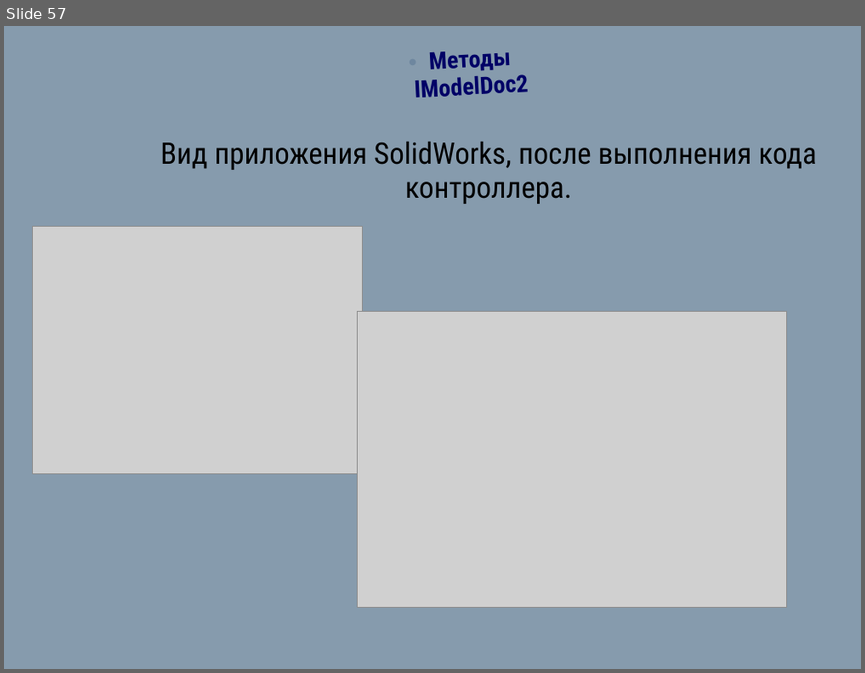
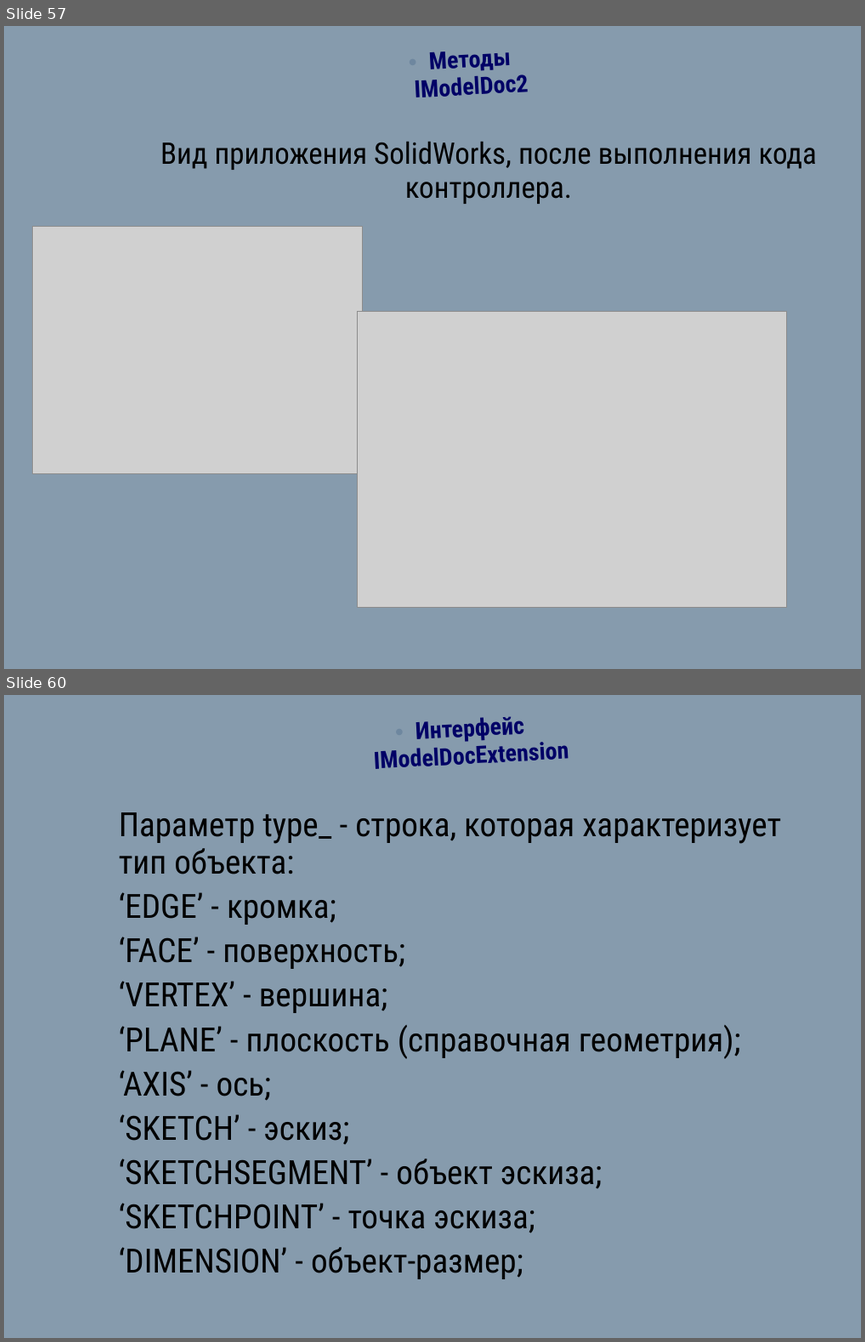
Before and after one commit to a-vodka/ics, a slide deck: sm1_lc05_ics.pptx. Shown one above the other, each under a label of ours: slide 57 before the commit, slides 57 and 60 after it; the slides between them are not shown. The pictures are 865x673 and 865x1342 pixels, drawn with LibreOffice and Linux fonts; fonts in the diff are those of the drawing; grey boxes stand for pictures; background and template pictures are left out. Boxes give left, top, right and bottom in pixels: in the first picture for what was removed or moved away, otherwise in the second. Text is boxed around its words. In the diff, an @@ line names an element or a change of style, - is before the commit and + after.

```diff
--- a/sm1_lc05_ics.pptx
+++ b/sm1_lc05_ics.pptx
@@ slide 60 added at (4, 695, 861, 1338), background picture (left out) @@
@@ text added at (374, 716, 568, 769), 20 pt, text #000066, bold @@
+• Интерфейс IModelDocExtension
@@ text added at (119, 812, 781, 1279), 28 pt, text #000000 @@
+Параметр type_ - строка, которая характеризует тип объекта:
+‘EDGE’ - кромка;
+‘FACE’ - поверхность;
+‘VERTEX’ - вершина;
+‘PLANE’ - плоскость (справочная геометрия);
+‘AXIS’ - ось;
+‘SKETCH’ - эскиз;
+‘SKETCHSEGMENT’ - объект эскиза;
+‘SKETCHPOINT’ - точка эскиза;
+‘DIMENSION’ - объект-размер;
```
Also in this commit, not shown: 47 other slides added, 4 other files.
